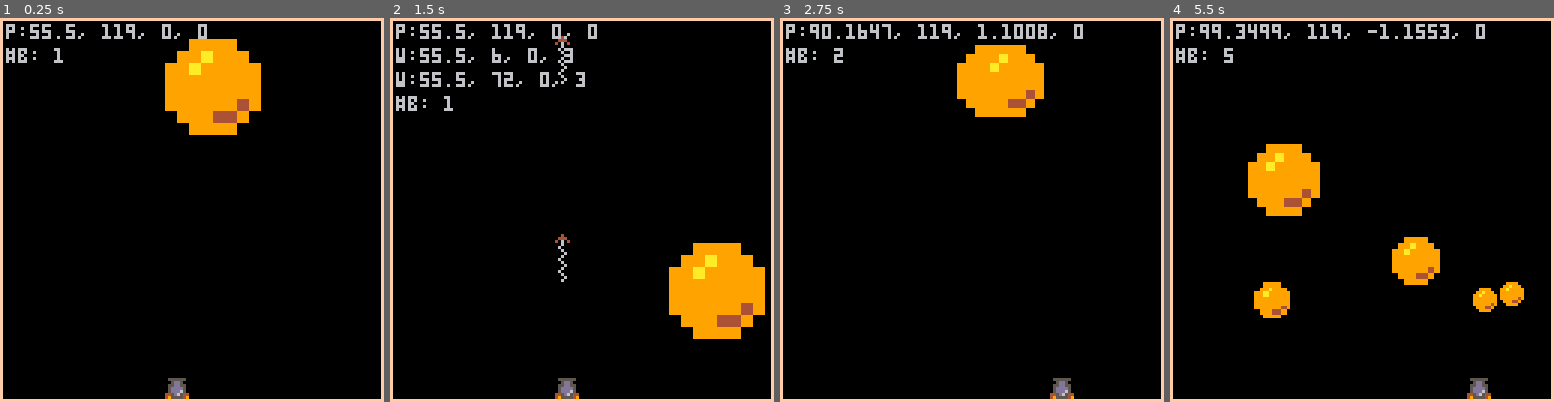
Above: before the commit, frames 1-4 (left to right).
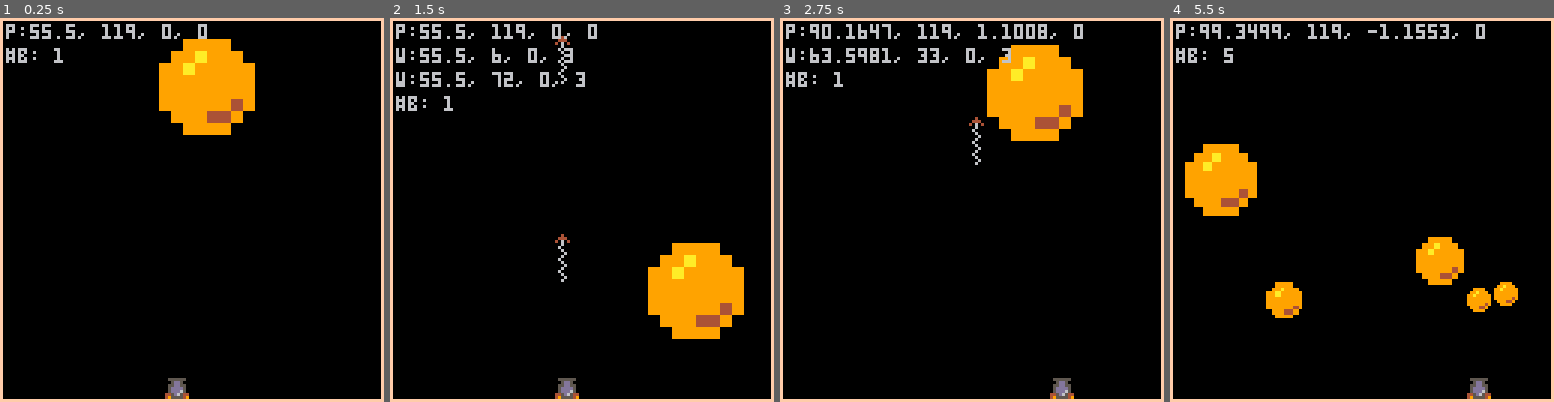
Above: after the commit, the same moments.

Repository: ferlores/pico-8.exp
Game: PICO-8 cartridge pang.p8
Same seed, same stepped clock (60 frames per second), same inputs: the game is played once before the commit and once after it.
Inputs:
- Up to frame 1 (0.25 s): no input
- Up to frame 2 (1.5 s): tap X (X key) at 0.33, 1.07 s
- Up to frame 3 (2.75 s): hold Right 1.6-2.1 s; tap X (X key) at 1.85 s; hold Right from 2.47 s (still down)
- Up to frame 4 (5.5 s): tap X (X key) at 2.97, 4.08, 5.2 s; release Right at 3.03 s; hold Left 3.08-3.58 s; hold Right 4.02-4.68 s; hold Left from 5.08 s (still down)

The runs differ from the first frame. In frame 1, 1.2% of the frame differs, in the area x 41-68%, y 5-31%; in frame 2, 3.5%; in frame 3, 5.8%; in frame 4, 8.1%, in the area x 3-93%, y 32-79%.

Commit message:
balls move at different speed in the x axis

Diff:
--- a/pang.p8
+++ b/pang.p8
@@ -156,7 +156,7 @@
 ball_tp = {
     [1] =  {
         sfx = 0,
-        dx = 1,
+        dx = 0,
         dy = 0,
         w = 8,
         h = 8,
@@ -204,12 +204,12 @@
         local newx = b.x + b.dx
         local newy = b.y + b.dy
 
-        -- y axis
+        -- bounce y axis
         if (is_offscreen(1, newy, b.sz, b.sz)) then
-            b.dy = -btp.bounce * lerp(1.5, 4, b.sz/max_ball_size)
-        end
-
-        -- x axis
+            b.dy = -btp.bounce * lerp(speed(45), speed(120), b.sz/max_ball_size)
+        end
+
+        -- bounce x axis
         if (is_offscreen(newx, 1, b.sz, b.sz)) then
             b.dx *= -btp.bounce
         end
@@ -231,6 +231,11 @@
         else
             b.x += b.dx
             b.y += b.dy
+
+            -- smaller balls move faster in the x axis
+            b.dx = sgn(b.dx) * lerp(speed(25), speed(55), 1/b.sz)
+
+            -- all balls are affected by gravity
             b.dy += gravity
         end
     end
@@ -348,10 +353,11 @@
 
 
 -->8
--- collision
-
-function lerp(min, max, p)
-    return (max-min) * p + min
+-- physiscs
+
+function lerp(a, b, p)
+    local min = min(a, b)
+    return abs(a-b) * p + min
 end
 
 function rect_collide(x1, y1, w1, h1, x2, y2, w2, h2)
@@ -369,6 +375,10 @@
     end
 
     return overlap_x and overlap_y
+end
+
+function speed(pps)
+    return pps/30
 end
 
 __gfx__
Not shown, changed: the sound effects (__sfx__) section of pang.p8
